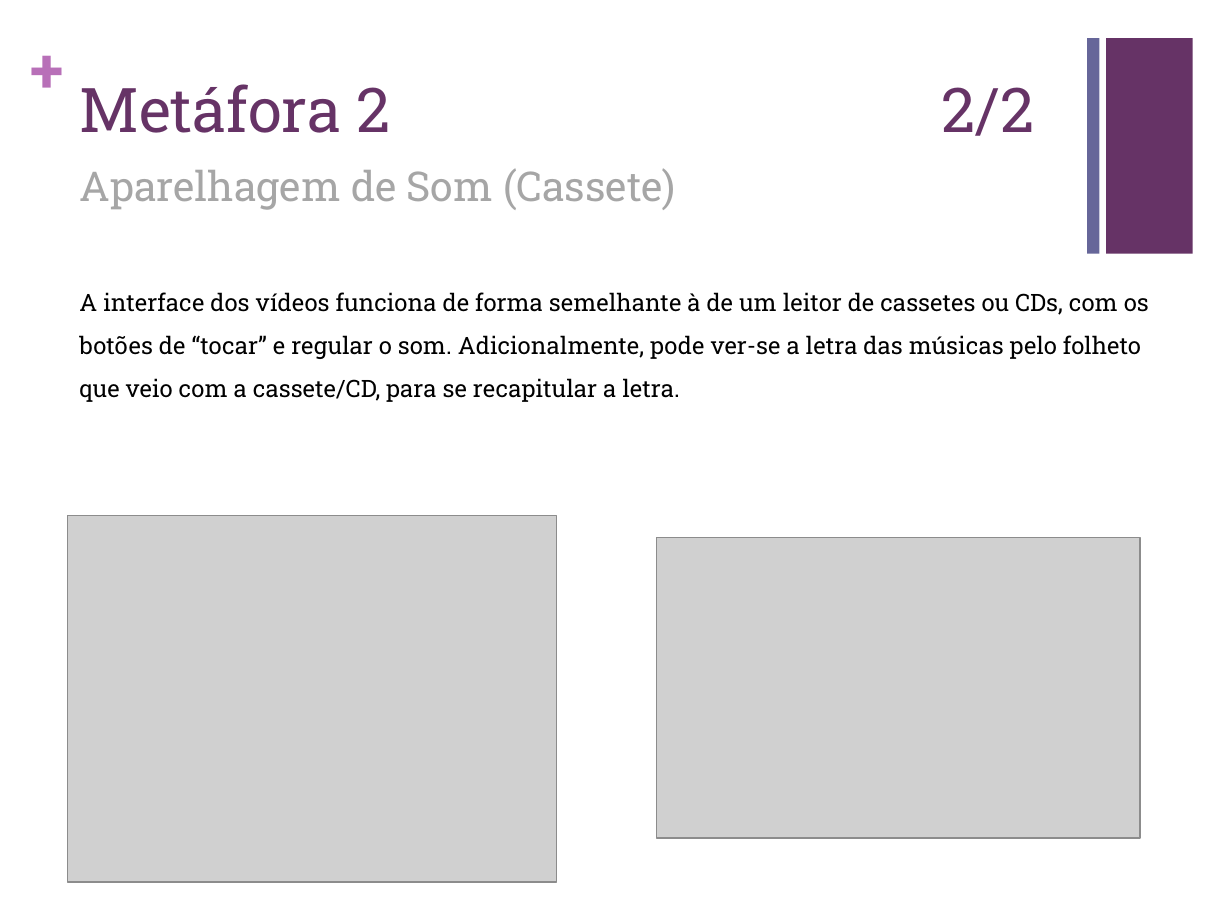
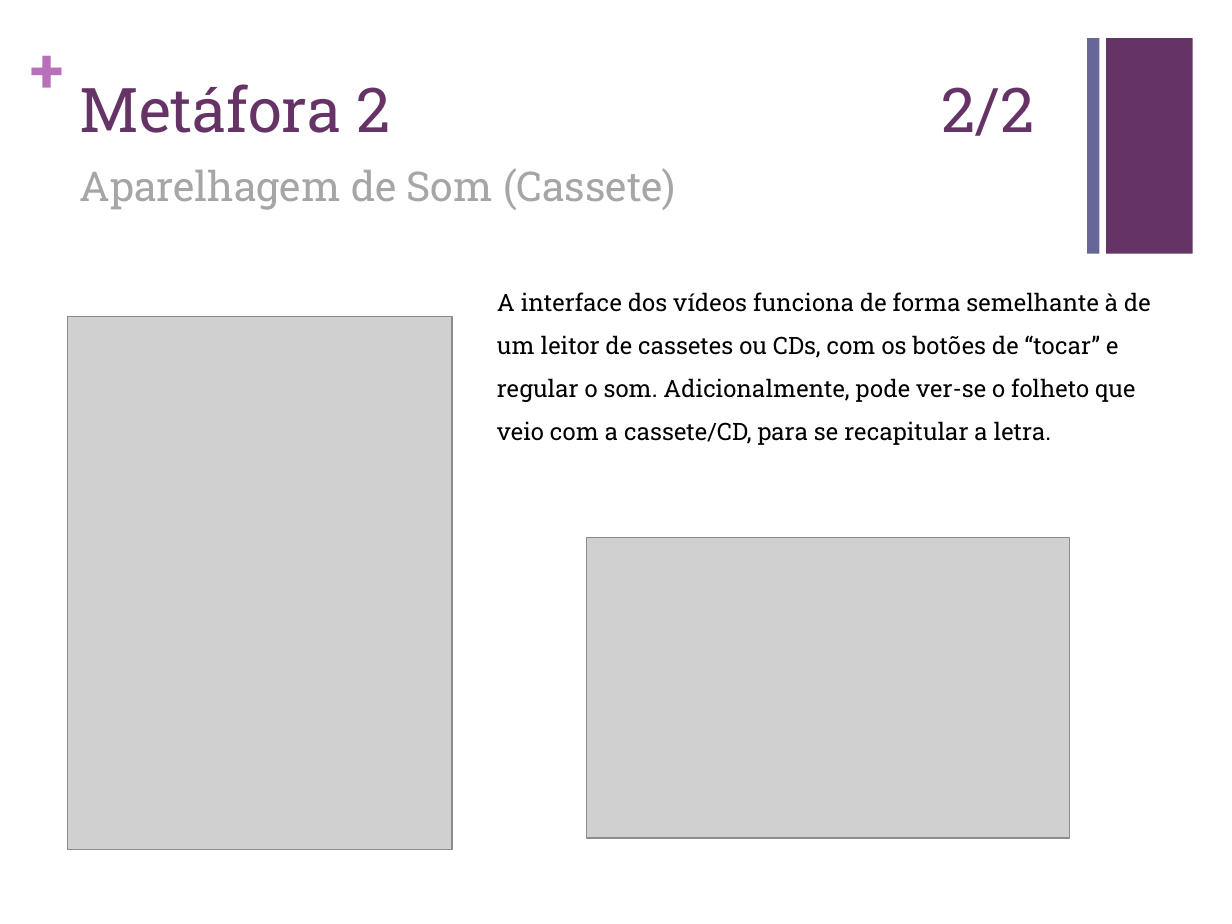
Before and after one commit to carboned4/C_C_U-2015-10, a slide deck: slide 8 of Aula 06/G10 - Apresentacao - Lab05.pptx (slide 5 before the commit). Drawn at 1232x924 pixels with LibreOffice and Linux fonts; fonts in the diff are those of the drawing; grey boxes stand for pictures. Boxes give left, top, right and bottom in pixels: in the first picture for what was removed or moved away, otherwise in the second. Text is boxed around its words. In the diff, an @@ line names an element or a change of style, - is before the commit and + after.

```diff
--- a/Aula 06/G10 - Apresentacao - Lab05.pptx
+++ b/Aula 06/G10 - Apresentacao - Lab05.pptx
@@ text at (497, 292, 1151, 445): text changed @@
-A interface dos vídeos funciona de forma semelhante à de um leitor de cassetes ou CDs, com os botões de “tocar” e regular o som. Adicionalmente, pode ver-se a letra das músicas pelo folheto que veio com a cassete/CD, para se recapitular a letra.
+A interface dos vídeos funciona de forma semelhante à de um leitor de cassetes ou CDs, com os botões de “tocar” e regular o som. Adicionalmente, pode ver-se o folheto que veio com a cassete/CD, para se recapitular a letra.
@@ picture: place and size @@
-picture at (68, 515, 557, 882)
+picture at (68, 317, 452, 850)
@@ picture: place and size @@
-picture at (657, 537, 1140, 838)
+picture at (586, 537, 1069, 838)
```
Also in this commit, not shown: 2 other slides changed, 8 slides added, 2 slides removed, 1 other file.
